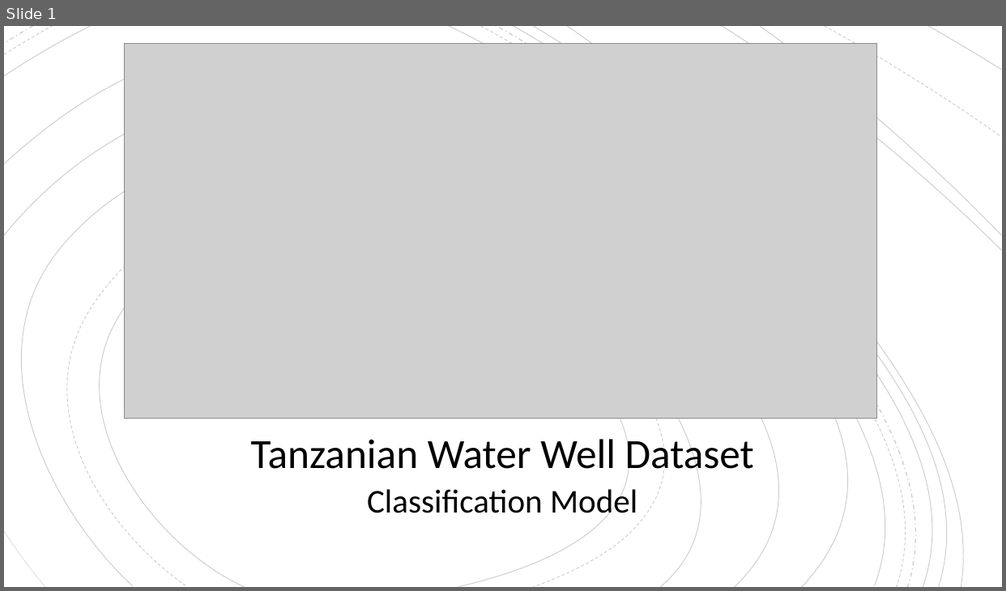
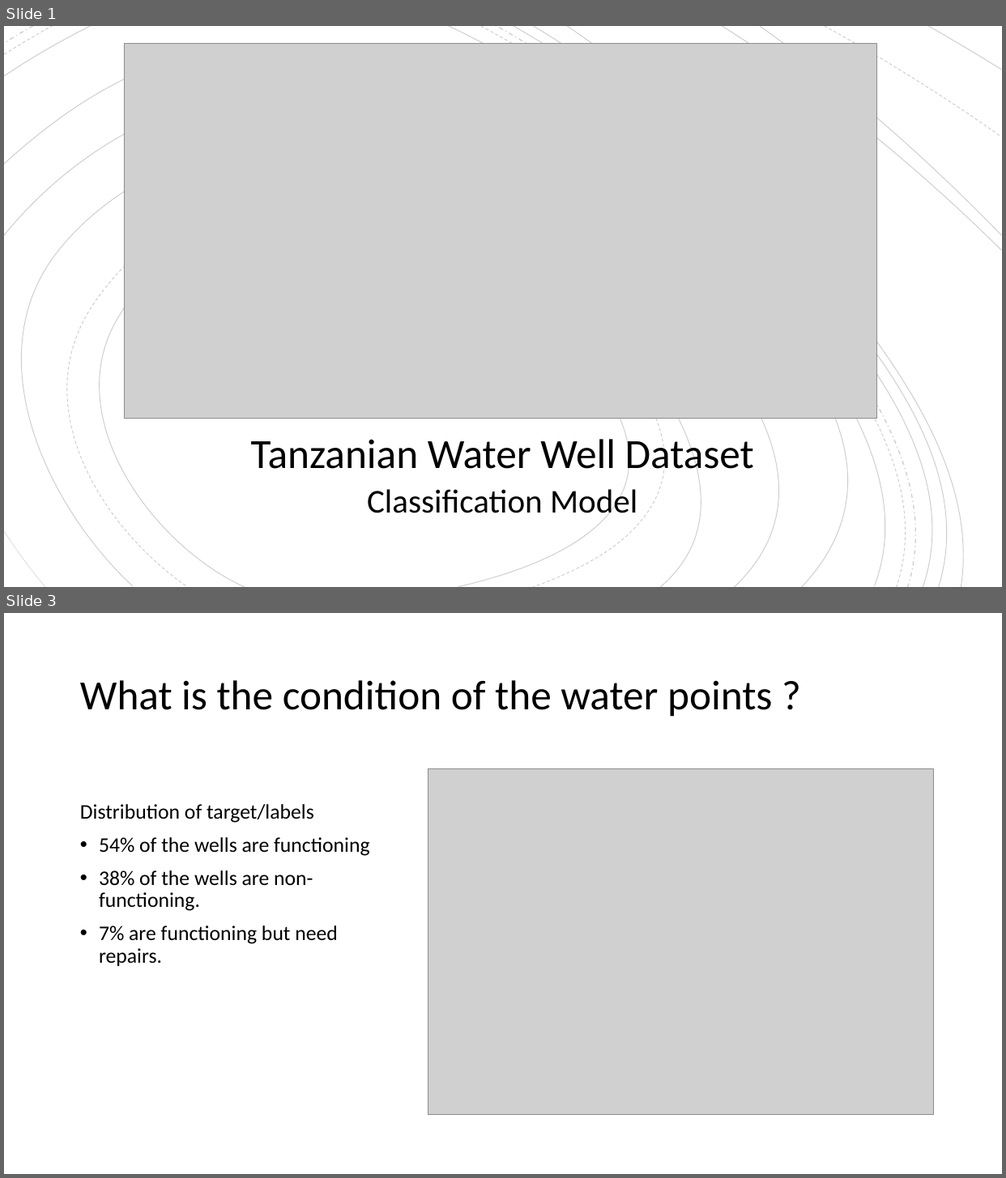
Before and after one commit to davidrtorres/Model-3-Tanzania-Water-Crisis, a slide deck: Presentation1.pptx. Shown one above the other, each under a label of ours: slide 1 before the commit, slides 1 and 3 after it; the slides between them are not shown. The pictures are 1006x591 and 1006x1178 pixels, drawn with LibreOffice and Linux fonts; fonts in the diff are those of the drawing; grey boxes stand for pictures. Boxes give left, top, right and bottom in pixels: in the first picture for what was removed or moved away, otherwise in the second. Text is boxed around its words. In the diff, an @@ line names an element or a change of style, - is before the commit and + after.

```diff
--- a/Presentation1.pptx
+++ b/Presentation1.pptx
@@ slide 3 added at [4, 613, 1002, 1174], background #FFFFFF @@
@@ title added at [80, 680, 772, 717], 40 pt, text #000000 @@
+What is the condition of the water points ?
@@ picture added at [428, 769, 934, 1114] @@
@@ text added at [80, 804, 370, 966], 20 pt, text #000000 @@
+Distribution of target/labels
+• 54% of the wells are functioning
+• 38% of the wells are non-functioning.
+• 7% are functioning but need repairs.
```
Also in this commit, not shown: 7 other slides added, 4 other files.
